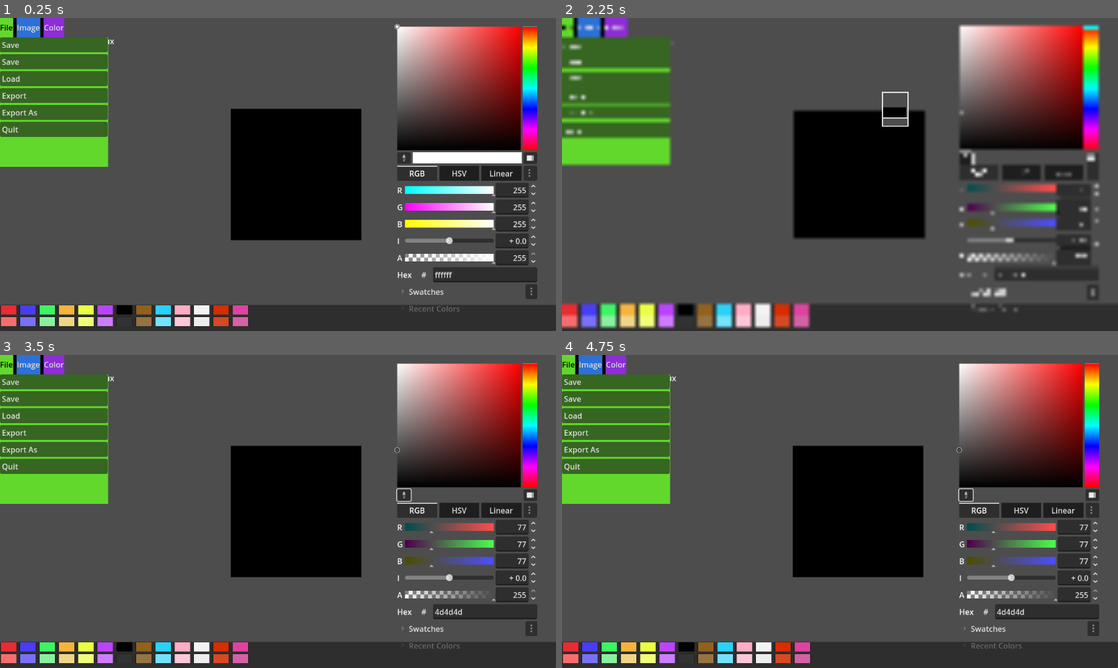
Above: before the commit, frames 1-4 (two rows, left to right).
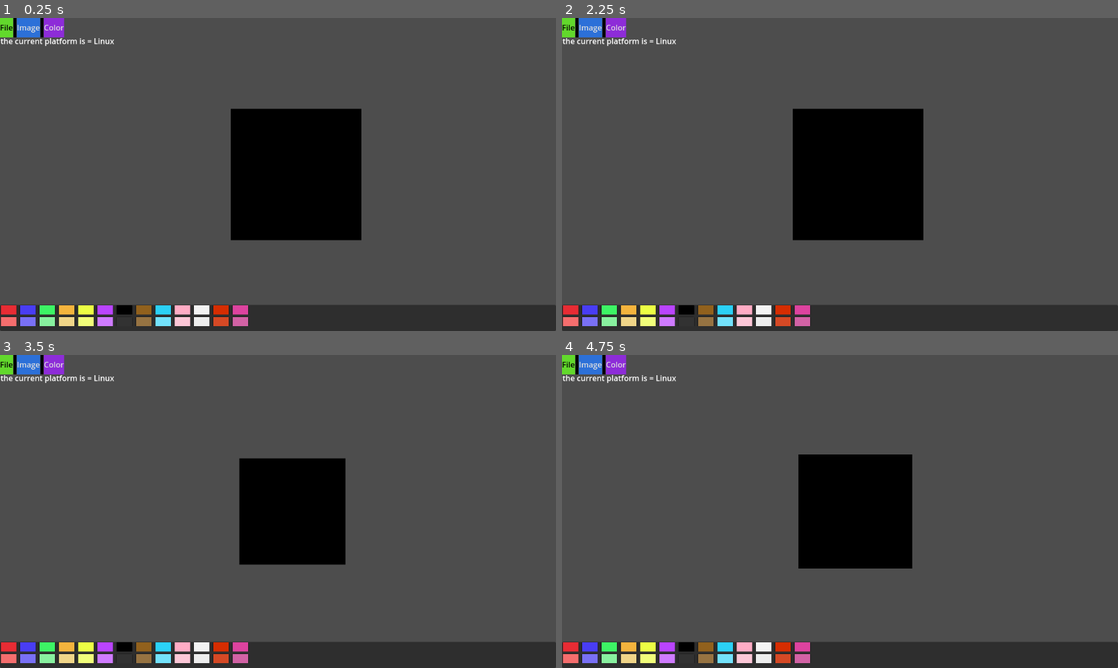
Above: after the commit, the same moments.

Repository: y1z/ms-pixel
Game: Godot game, scene res://Scenes/main.tscn
The game is run twice, just before and just after one commit, with the same random seed, the same clock (stepped at 60 frames per second) and the same inputs.
Inputs (mouse positions are in pixels of both pictures, inside the frame that each line leads up to):
- Up to frame 1 (0.25 s): no input
- Up to frame 2 (2.25 s): tap Enter at 0.5, 2 s; move the mouse to (962, 158) at 0.52 s; hold D (move_right) 0.53-1.28 s; click (962, 158) at 0.6 s; tap Space at 1.25 s; move the mouse to (728, 190) at 1.27 s; hold S (move_down) 1.28-2.03 s; click (728, 190) at 1.35 s; move the mouse to (895, 105) at 2.02 s; hold D (move_right) from 2.03 s (still down); right-click (895, 105) at 2.1 s
- Up to frame 3 (3.5 s): click (333, 442) at 2.3 s; tap Space at 2.75 s; move the mouse to (250, 574) at 2.77 s; release D (move_right) at 2.78 s; hold W (move_up) from 2.78 s (still down); tap Mouse wheel down (scroll_down) at 2.85 s; click (250, 574) at 3.05 s
- Up to frame 4 (4.75 s): tap Enter at 3.5, 4.35 s; move the mouse to (1006, 558) at 3.52 s; release W (move_up) at 3.53 s; hold A (move_left) from 3.53 s (still down); tap Mouse wheel up (scroll_up) at 3.6 s; click (1006, 558) at 3.8 s; tap Space at 4.25 s; move the mouse to (673, 464) at 4.27 s; click (673, 464) at 4.55 s

The runs differ from the first frame. In frame 1, 24% of the frame differs, in the area x 0-97%, y 1-94%; in frame 2, 25%; in frame 3, 26%, in the area x 0-97%, y 2-94%; in frame 4, 25%.
Error before the commit: Invalid call. Nonexistent function 'start_the_ui' in base 'Nil'. (res://Scripts/main_manager.gd:20)

Commit message:
Keep holding left mouse button to keep putting pixels

Diff:
--- a/Scenes/UI/debug_text.tscn
+++ b/Scenes/UI/debug_text.tscn
@@ -1,6 +1,6 @@
 [gd_scene load_steps=2 format=3 uid="uid://dho8n6ljfikmk"]
 
-[ext_resource type="Script" uid="uid://cqaritgaupb5a" path="res://Scripts/debug_only/debug_os_text.gd" id="1_ch8md"]
+[ext_resource type="Script" uid="uid://cqaritgaupb5a" path="res://Scripts/Debug Only/debug_os_text.gd" id="1_ch8md"]
 
 [node name="DebugText" type="Control"]
 layout_mode = 3
--- a/Scripts/gd_pixel_canvas.gd
+++ b/Scripts/gd_pixel_canvas.gd
@@ -24,8 +24,26 @@
 	pass
 
 
+func _process(delta: float) -> void:
+	if Input.is_action_pressed(InputNames.click_l):
+		var mouse_pos := to_local(get_global_mouse_position())
+		var is_inside_hitbox:bool = sprite_rect.has_point(mouse_pos)
+
+		#print("is insde hitbox [%s]" % is_inside_hitbox)
+		if !is_inside_hitbox: return
+		var inside_sprite_pos:Vector2 = mouse_pos - sprite_rect.position
+
+		@warning_ignore_start("narrowing_conversion")
+		raw_image.set_pixel(inside_sprite_pos.x, inside_sprite_pos.y, UserData.current_color)
+		@warning_ignore_restore("narrowing_conversion")
+		texture.update(raw_image)
+		sprite.texture = texture
+
+	pass
+
+
 func _input(event: InputEvent) -> void:
-	if event.is_action_pressed(InputNames.click_l):
+	if event.is_action(InputNames.click_l):
 		var mouse_pos := to_local(get_global_mouse_position())
 		var is_inside_hitbox:bool = sprite_rect.has_point(mouse_pos)
 
--- a/Scripts/main_manager.gd
+++ b/Scripts/main_manager.gd
@@ -57,25 +57,32 @@
 
 
 func select_ui() -> void:
-	match OS.get_name():
+	var os_name := OS.get_name()
+
+	match os_name:
 		"Windows":
+			print_verbose("Selected Desktop UI")
 			scene_ui = %DesktopUi
-			print("Welcome to Windows!")
 
 		"macOS":
-			print("Welcome to macOS!")
+			print_verbose("Selected Desktop UI")
+			print_verbose("NOTE: NO SPECIFIC UI HAS BEEN MADE FOR THIS PLATFORMS = [%s]" % os_name)
+			scene_ui = %DesktopUi
 
-		"Linux", "FreeBSD", "NetBSD", "OpenBSD", "BSD":
-			print("Welcome to Linux/BSD!")
+		"Linux", "FreeBSD", "NetBSD", "OpenBSD", "BSD","X11":
+			print_verbose("NOTE: NO SPECIFIC UI HAS BEEN MADE FOR THIS PLATFORMS = [%s]" % os_name)
+			scene_ui = %DesktopUi
 
 		"Android":
-			print("Welcome to Android!")
+			print_verbose("Selected Android UI")
+			push_error("NO SUTABLE UI YET")
 
 		"iOS":
-			print("Welcome to iOS!")
+			print_verbose("Selected IOS UI")
+			push_error("NO SUTABLE UI YET")
 
 		"Web":
+			print_verbose("Selected Desktop UI")
 			scene_ui = %DesktopUi
-			print("Welcome to the Web!")
 
 	pass
--- a/project.godot
+++ b/project.godot
@@ -122,6 +122,10 @@
 ]
 }
 
+[input_devices]
+
+pointing/android/enable_pan_and_scale_gestures=true
+
 [rendering]
 
 textures/canvas_textures/default_texture_filter=0
